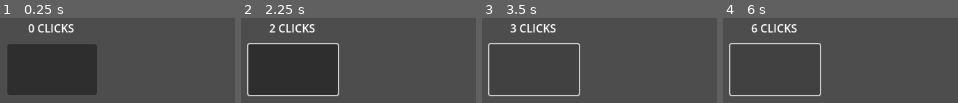
Above: before the commit, frames 1-4 (left to right).
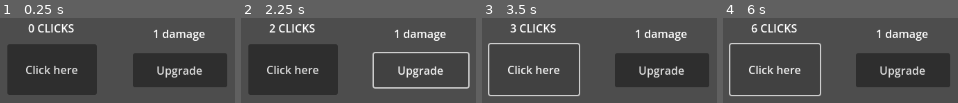
Above: after the commit, the same moments.

Repository: Bokeher/GodotGame
Game: Godot game, scene res://Main.tscn
Same seed, same stepped clock (60 frames per second), same inputs: the game is played once before the commit and once after it.
Inputs (mouse positions are in pixels of both pictures, inside the frame that each line leads up to):
- Up to frame 1 (0.25 s): no input
- Up to frame 2 (2.25 s): click (292, 69) at 0.52 s; click (292, 69) at 1.25 s, where only the run after the commit has a clickable "Click here"; click (421, 69) at 2 s, where only the run after the commit has a clickable "Upgrade"
- Up to frame 3 (3.5 s): click (533, 69) at 2.77 s
- Up to frame 4 (6 s): click (774, 69) at 3.5 s, where only the run after the commit has a clickable "Click here"; click (903, 69) at 4.25 s, where only the run after the commit has a clickable "Upgrade"; click (774, 69) at 5.02 s; click (774, 69) at 5.75 s, where only the run after the commit has a clickable "Click here"

The runs differ from the first frame. In frame 1, 18% of the frame differs, in the area x 11-97%, y 12-82%; in frame 2, 7.1%; in frame 3, 18%; in frame 4, 18%.

Commit message:
Add upgrades and fix _notification override error

Diff:
--- a/Button.gd
+++ /dev/null
@@ -1,5 +0,0 @@
-extends Button
-
-func _pressed():
-	Global.clicks += 1
-	$"../Label".text = str(Global.clicks) + " clicks"
--- /dev/null
+++ b/Click.gd
@@ -0,0 +1,5 @@
+extends Button
+
+func _pressed():
+	Global.clicks += Global.damage
+	$"../ClicksInfo".text = str(Global.clicks) + " clicks"
--- /dev/null
+++ b/DamageInfo.gd
@@ -0,0 +1,4 @@
+extends Label
+
+func _ready():
+	$".".text = str(Global.damage) + " damage"
--- a/Global.gd
+++ b/Global.gd
@@ -1,6 +1,7 @@
 extends Node
 
-var clicks: int = 0;
+var clicks: int = 0
+var damage: int = 1
 const save_path: String = "user://save"
 
 func _ready():
@@ -20,6 +21,6 @@
 
 	print("saved")
 
-func _notification(notification):
-	if notification == NOTIFICATION_WM_CLOSE_REQUEST:
-		save_clicks();
+func _notification(what):
+	if what == NOTIFICATION_WM_CLOSE_REQUEST:
+		save_clicks()
--- a/Main.tscn
+++ b/Main.tscn
@@ -1,20 +1,23 @@
-[gd_scene load_steps=3 format=3 uid="uid://ops8w8ltn4i7"]
+[gd_scene load_steps=5 format=3 uid="uid://ops8w8ltn4i7"]
 
-[ext_resource type="Script" path="res://Button.gd" id="1_b2erj"]
-[ext_resource type="Script" path="res://Label.gd" id="2_wu7dc"]
+[ext_resource type="Script" path="res://Click.gd" id="1_b2erj"]
+[ext_resource type="Script" path="res://ClicksInfo.gd" id="2_wu7dc"]
+[ext_resource type="Script" path="res://DamageInfo.gd" id="3_db8ce"]
+[ext_resource type="Script" path="res://Upgrade.gd" id="4_r2q6r"]
 
-[node name="Main" type="Node2D"]
+[node name="Game" type="Node2D"]
 
-[node name="Click" type="Node2D" parent="."]
+[node name="Main" type="Node2D" parent="."]
 position = Vector2(38, 29)
 
-[node name="Button" type="Button" parent="Click"]
+[node name="Click" type="Button" parent="Main"]
 offset_top = 45.0
 offset_right = 129.0
 offset_bottom = 118.0
+text = "Click here"
 script = ExtResource("1_b2erj")
 
-[node name="Label" type="Label" parent="Click"]
+[node name="ClicksInfo" type="Label" parent="Main"]
 offset_right = 128.0
 offset_bottom = 43.0
 text = "0 clicks"
@@ -22,3 +25,24 @@
 vertical_alignment = 1
 uppercase = true
 script = ExtResource("2_wu7dc")
+
+[node name="Upgrades" type="Node2D" parent="."]
+position = Vector2(218, 37)
+
+[node name="DamageInfo" type="Label" parent="Upgrades"]
+offset_left = 1.0
+offset_top = 1.0
+offset_right = 136.0
+offset_bottom = 43.0
+text = "1 damage"
+horizontal_alignment = 1
+vertical_alignment = 1
+script = ExtResource("3_db8ce")
+
+[node name="Upgrade" type="Button" parent="Upgrades"]
+offset_left = 1.0
+offset_top = 50.0
+offset_right = 137.0
+offset_bottom = 99.0
+text = "Upgrade"
+script = ExtResource("4_r2q6r")
--- /dev/null
+++ b/Upgrade.gd
@@ -0,0 +1,11 @@
+extends Button
+
+func _pressed():
+	if Global.clicks < 50:
+		# TODO: show error
+		return
+
+	Global.clicks -= 50
+
+	Global.damage += 1
+	$"../DamageInfo".text = str(Global.damage) + " damage"
Renamed: Label.gd -> ClicksInfo.gd
